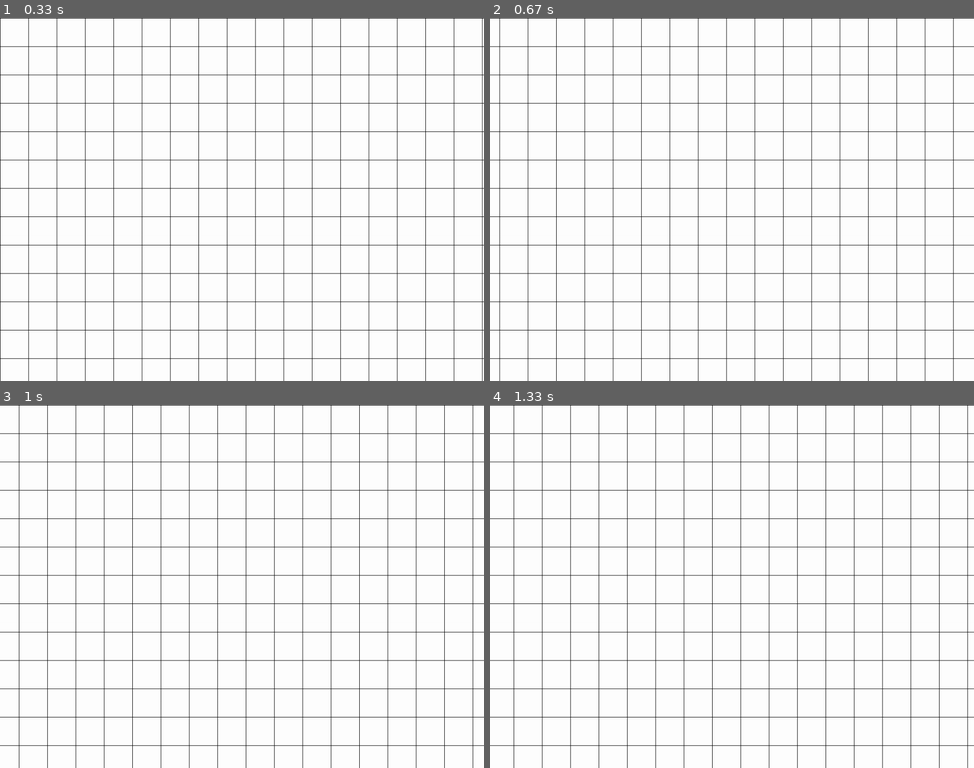
Above: before the commit, frames 1-4 (two rows, left to right).
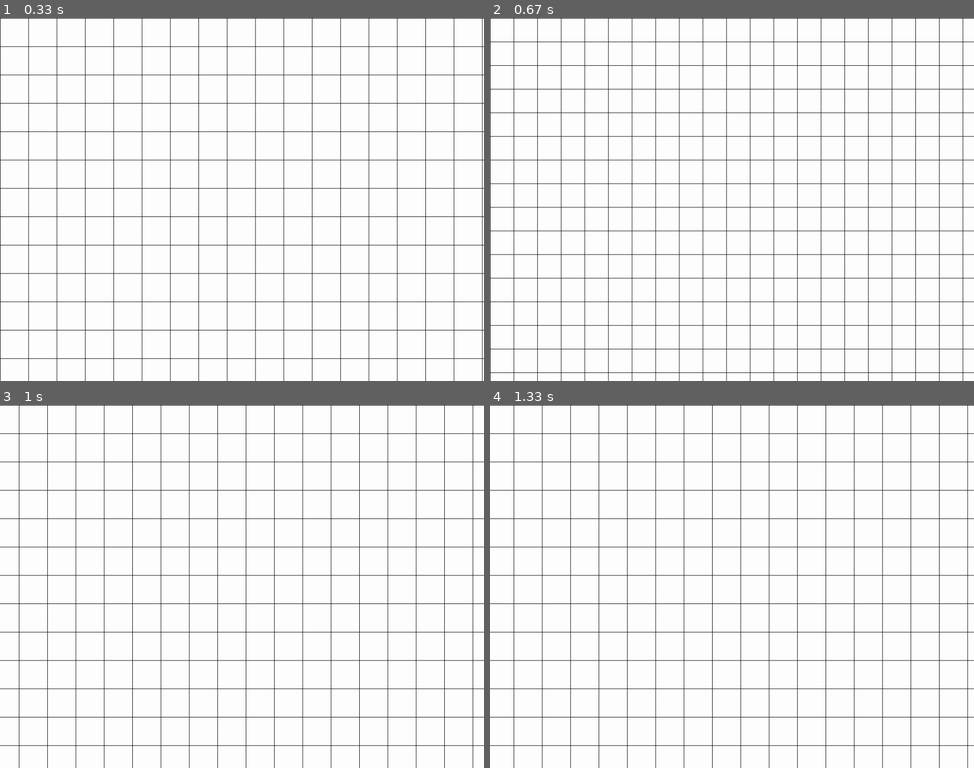
Above: after the commit, the same moments.

Repository: bakineugene/pygame_experiments
Game: pygame game, started from pygame0001.py
The game is run twice, just before and just after one commit, with the same random seed, the same clock (stepped at 60 frames per second) and the same inputs.
Inputs:
- Up to frame 1 (0.33 s): no input
- Up to frame 2 (0.67 s): hold - from 0.33 s (still down); hold Right from 0.33 s (still down)
- Up to frame 3 (1 s): release - at 0.8 s; release Right at 0.8 s; tap = at 0.83 s
- Up to frame 4 (1.33 s): hold Right from 1.17 s (still down)

Frame 1 is identical in both runs. In frame 2, 11% of the frame differs, in the area x 0-100%, y 0-100%; in frame 3, nothing differs; in frame 4, nothing differs.

Commit message:
simple zoom

Diff:
--- a/pygame0001.py
+++ b/pygame0001.py
@@ -1,4 +1,4 @@
-from pygame import QUIT, KEYDOWN, K_ESCAPE, draw, init, time, display, Surface, event, K_LEFT, K_RIGHT, K_UP, K_DOWN, KEYDOWN, KEYUP
+from pygame import QUIT, KEYDOWN, K_ESCAPE, draw, init, time, display, Surface, event, K_LEFT, K_RIGHT, K_UP, K_DOWN, KEYDOWN, KEYUP, K_EQUALS, K_MINUS
 
 RESOLUTION_DEFAULT = (1024, 768)
 
@@ -26,7 +26,7 @@
     point_plus_y = point[1] + size
     draw.lines(surface, colour, True, (point, (point[0], point_plus_y), (point_plus_x, point_plus_y), (point_plus_x, point[1])))
 
-def draw_grid(surface, colour=COLOR_BLACK, size=ZOOM, size_x=MAP_SIZE, size_y=MAP_SIZE):
+def draw_grid(surface, colour, size, size_x=MAP_SIZE, size_y=MAP_SIZE):
     for x in range(size_x):
         for y in range(size_y):
             draw_grid_element(surface, colour, size, (x * size, y * size))
@@ -37,6 +37,7 @@
         self.is_running = True
         self.grid_position = (0, 0)
         self.scrolling = (0, 0)
+        self.zoom = ZOOM
 
         self.scroll_left = 0
         self.scroll_up = 0
@@ -50,11 +51,15 @@
         self.background.fill(COLOR_WHITE)
         self.background = self.background.convert()
 
-        self.grid = Surface((ZOOM*MAP_SIZE, ZOOM*MAP_SIZE))
+        self.make_grid()
+
+    def make_grid(self):
+        self.grid = Surface((self.zoom * MAP_SIZE + 1, self.zoom * MAP_SIZE + 1))
         self.grid.fill(COLOR_WHITE)
-        draw_grid(self.grid)
+        draw_grid(self.grid, COLOR_BLACK, self.zoom)
+        self.grid = self.grid.convert_alpha()
+        self.draw()
 
-        self.grid = self.grid.convert_alpha()
 
     def draw(self):
         self.grid_position = (self.grid_position[0] + self.scrolling[0], self.grid_position[1] + self.scrolling[1])
@@ -69,6 +74,7 @@
                 handle_events_debug(e, self)
                 handle_events_quit(e, self)
                 self.handle_grid_scroll(e)
+                self.handle_grid_zoom(e)
             self.draw()
 
     def handle_grid_scroll(self, event):
@@ -91,6 +97,15 @@
             if event.key == K_DOWN:
                 self.scrolling = (self.scrolling[0], 0)
 
+    def handle_grid_zoom(self, event):
+        if event.type == KEYDOWN:
+            if event.key == K_EQUALS:
+                self.zoom = self.zoom + 10
+                self.make_grid()
+            if event.key == K_MINUS:
+                if self.zoom > 10:
+                    self.zoom = self.zoom - 10
+                    self.make_grid()
 
 game = Game()
 game.start()
